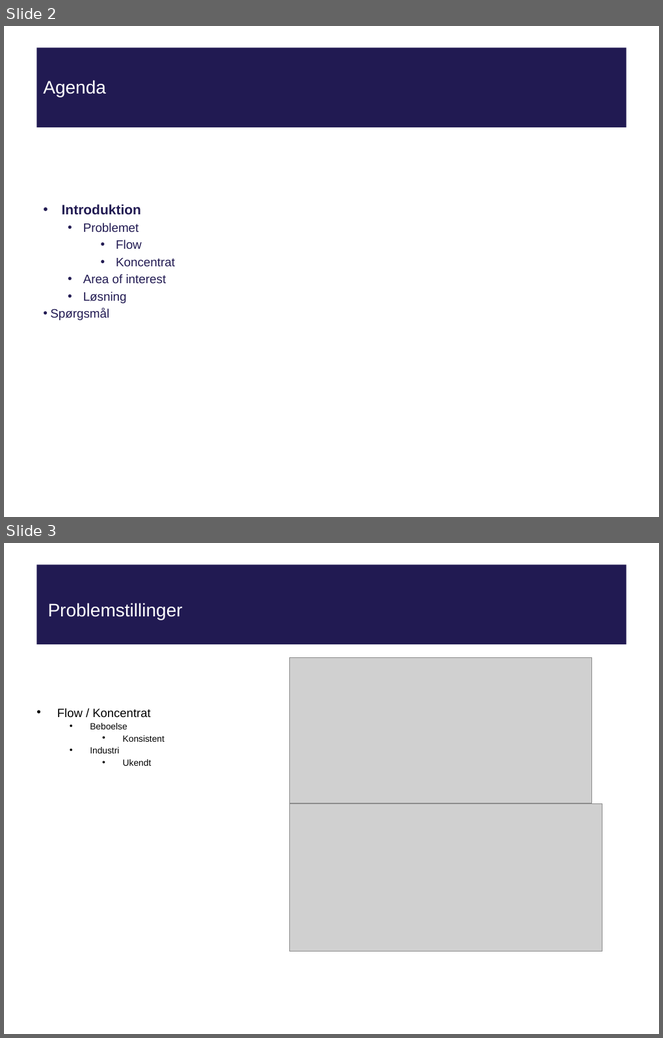
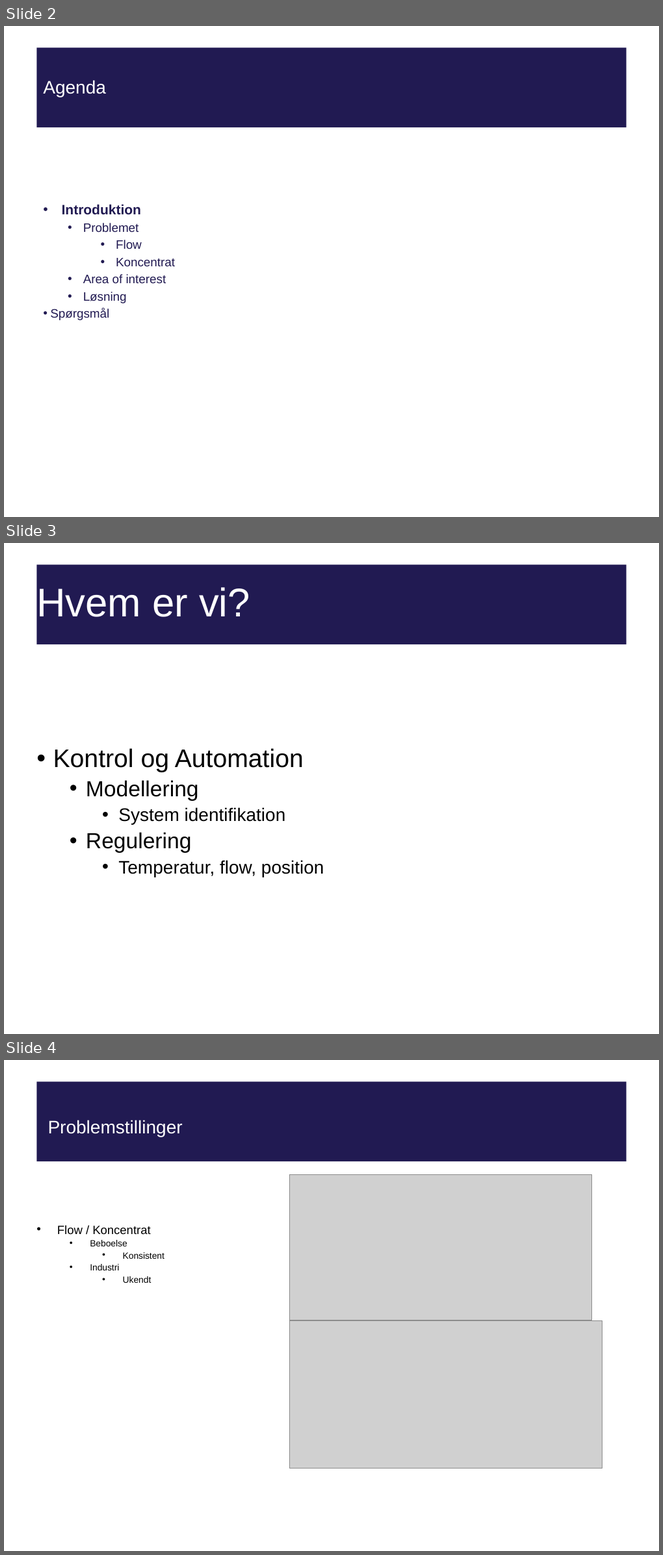
Before and after one commit to tpilga12/P10, a slide deck: Fredericia/presentation/presentation2.pptx. Shown one above the other, each under a label of ours: slides 2 and 3 before the commit, slides 2, 3 and 4 after it. The pictures are 663x1038 and 663x1555 pixels, drawn with LibreOffice and Linux fonts; fonts in the diff are those of the drawing; grey boxes stand for pictures; background and template pictures are left out. Boxes give left, top, right and bottom in pixels: in the first picture for what was removed or moved away, otherwise in the second. Text is boxed around its words. In the diff, an @@ line names an element or a change of style, - is before the commit and + after.

```diff
--- a/Fredericia/presentation/presentation2.pptx
+++ b/Fredericia/presentation/presentation2.pptx
@@ slide 3 added at (4,543,659,1034), background #FFFFFF; not listed: 1 template element that a slide beside it also shows @@
@@ title added at (36,584,250,624), 44 pt, text #FFFFFF @@
+Hvem er vi?
@@ subtitle added at (53,748,324,877), 20 pt, text #000000 @@
+• Kontrol og Automation
+  • Modellering
+    • System identifikation
+  • Regulering
+    • Temperatur, flow, position
@@ what was slide 3 is now slide 4 @@
```
Also in this commit, not shown: 2 slides changed.
